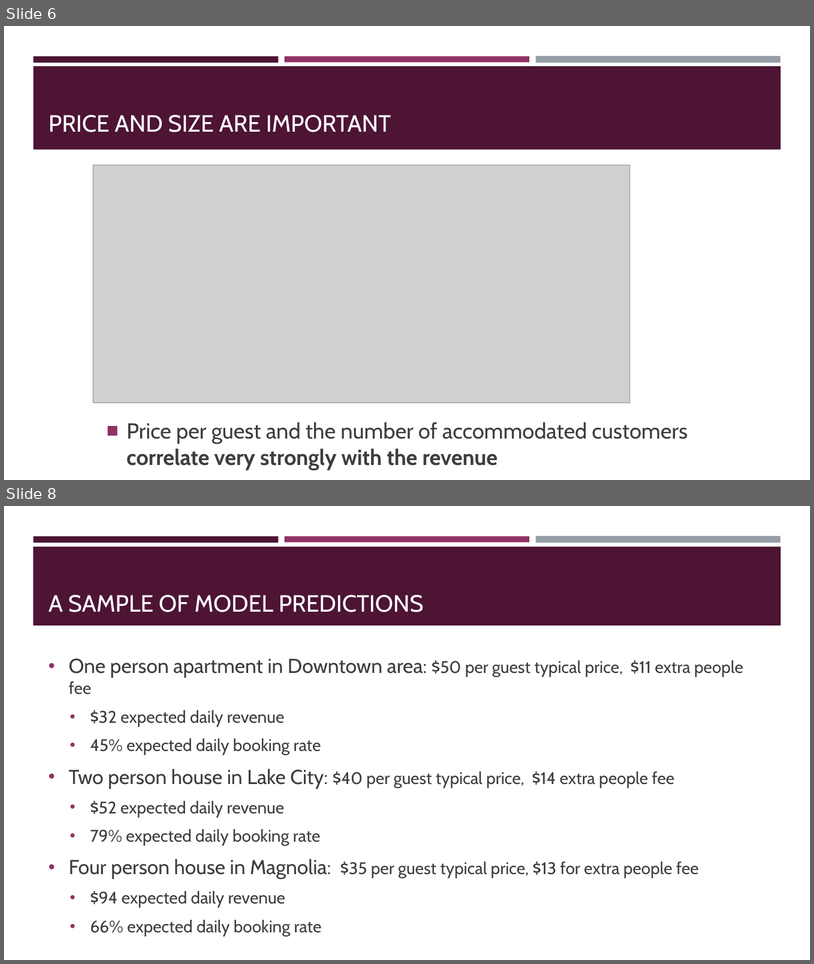
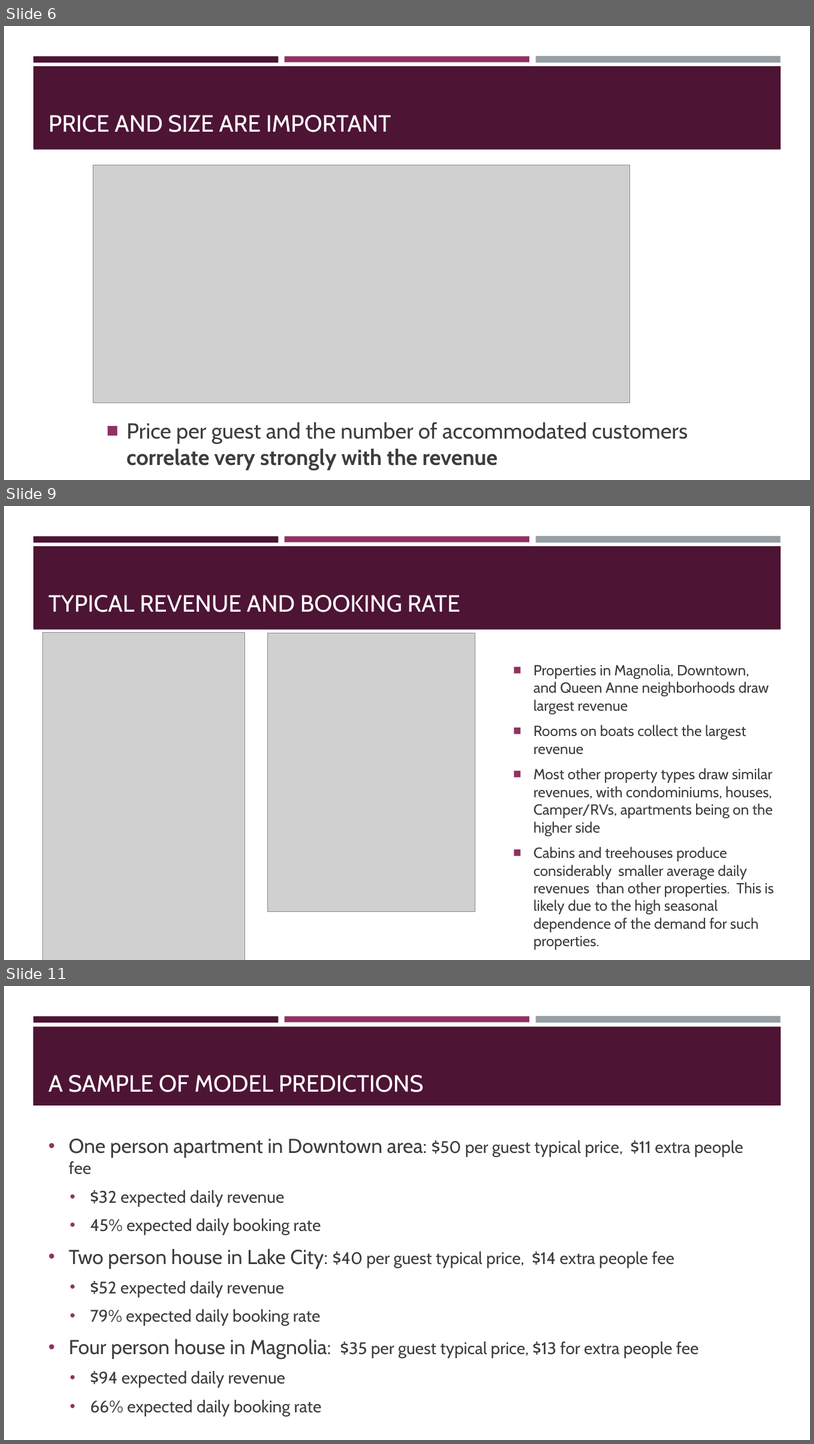
Before and after one commit to ivanovdmitri/Seattle_Airbnb_2017_DI, a slide deck: Seattle_Airbnb_2017_DI.pptx. Shown one above the other, each under a label of ours: slides 6 and 8 before the commit, slides 6, 9 and 11 after it; the slides between them are not shown. The pictures are 814x964 and 814x1444 pixels, drawn with LibreOffice and Linux fonts; fonts in the diff are those of the drawing; grey boxes stand for pictures. Boxes give left, top, right and bottom in pixels: in the first picture for what was removed or moved away, otherwise in the second. Text is boxed around its words. In the diff, an @@ line names an element or a change of style, - is before the commit and + after.

```diff
--- a/Seattle_Airbnb_2017_DI.pptx
+++ b/Seattle_Airbnb_2017_DI.pptx
@@ slide 9 added at <box>4,506,810,960</box>, background #FFFFFF; not listed: 4 template elements that a slide beside it also shows @@
@@ title added at <box>48,595,461,612</box>, 28 pt, text #FFFFFF @@
+TYPICAL REVENUE AND BOOKING RATE
@@ picture added at <box>43,633,245,960</box> @@
@@ picture added at <box>268,633,475,912</box> @@
@@ text added at <box>534,664,774,949</box>, 17.5 pt, text #3D3D3D @@
+■ Properties in Magnolia, Downtown, and Queen Anne neighborhoods draw largest revenue
+■ Rooms on boats collect the largest revenue
+■ Most other property types draw similar revenues, with condominiums, houses, Camper/RVs, apartments being on the higher side
+■ Cabins and treehouses produce considerably smaller average daily revenues than other properties. This is likely due to the high seasonal dependence of the demand for such properties.
@@ what was slide 8 is now slide 11 @@
```
Also in this commit, not shown: 2 slides changed, 2 other slides added, 1 other file.
